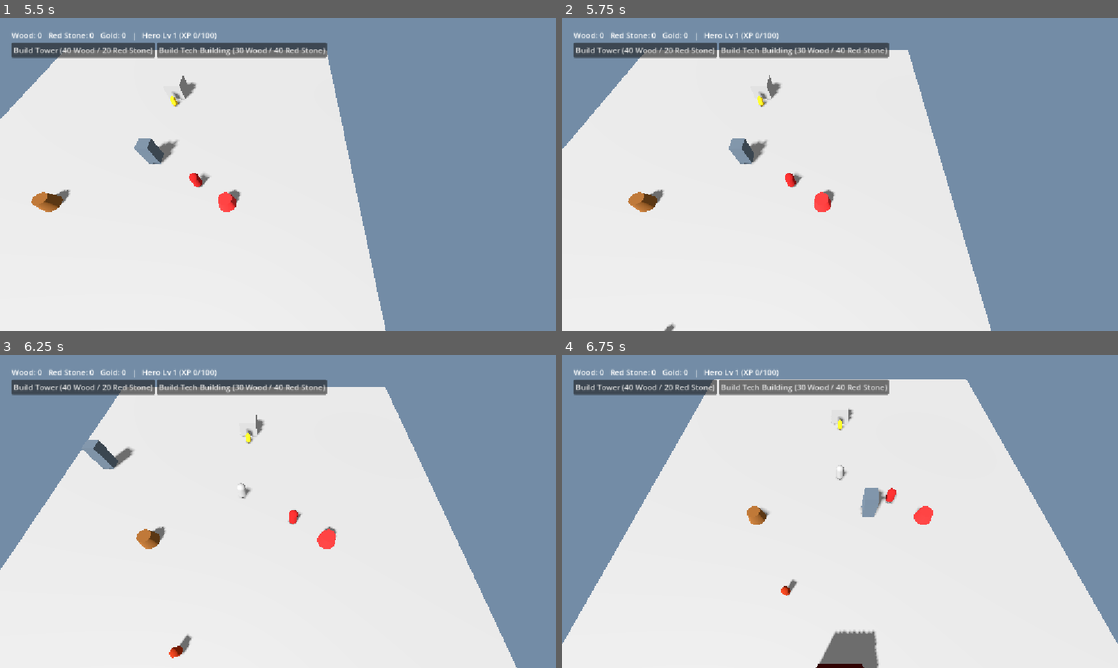
Above: before the commit, frames 1-4 (two rows, left to right).
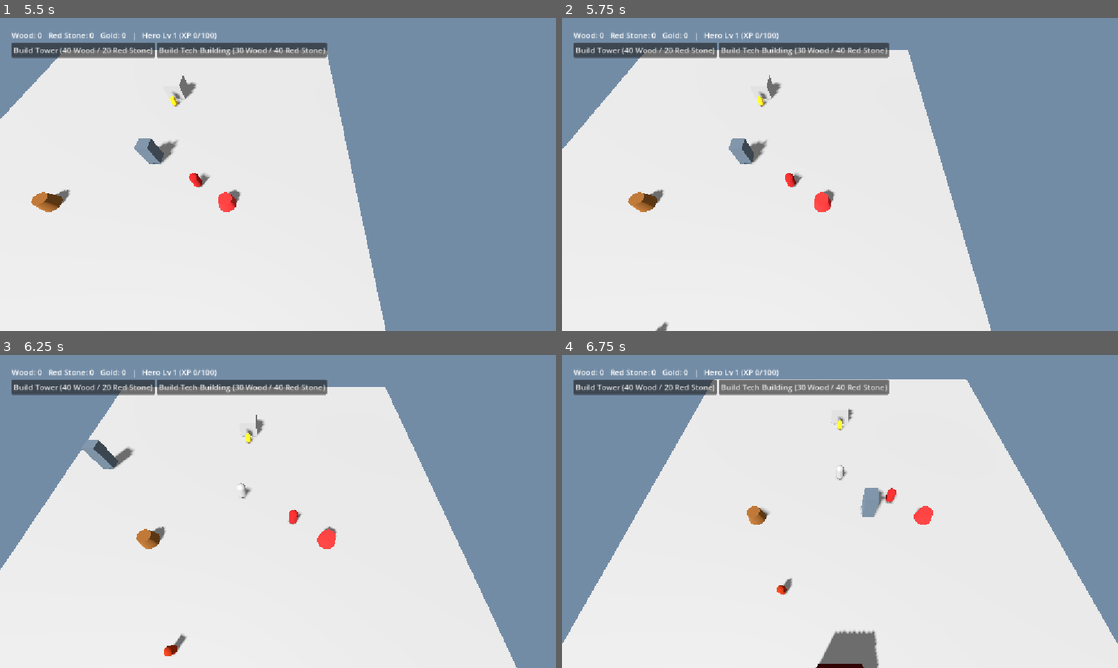
Above: after the commit, the same moments.

Repository: iMops019/commander-vs-monsters
Game: Godot game, scene res://scenes/main.tscn
The game is run twice, just before and just after one commit, with the same random seed, the same clock (stepped at 60 frames per second) and the same inputs.
Inputs (mouse positions are in pixels of both pictures, inside the frame that each line leads up to):
- Up to frame 1 (5.5 s): click "Build Tower (40 Wood / 20 Red…" at 0.5 s; click "Build Tech Building (30 Wood …" at 1.25 s; tap Enter at 2 s; move the mouse to (400, 158) at 2.02 s; press the mouse at (400, 158) at 2.03 s; hold D (move_right) 2.03-2.78 s; tap Space (jump) at 2.27, 3.02, 4.52, 5.27 s; move the mouse to (166, 190) at 2.77 s; release the mouse at (166, 190) at 2.78 s; hold S (move_back) 2.78-3.53 s; right-click (166, 190) at 2.85 s; click (166, 190) at 2.92 s; move the mouse to (333, 105) at 3.52 s; hold D (move_right) 3.53-4.28 s; hold V (toggle_camera) 3.53-4.28 s; click (333, 105) at 3.67 s; move the mouse to (250, 237) at 4.27 s; hold W (move_forward) 4.28-5.03 s; tap Tab (toggle_view) at 4.35 s; click (250, 237) at 4.42 s; move the mouse to (444, 221) at 5.02 s; press the mouse at (444, 221) at 5.03 s; hold A (move_left) from 5.03 s (still down)
- Up to frame 2 (5.75 s): keep holding A (move_left)
- Up to frame 3 (6.25 s): keep holding A (move_left); move the mouse to (111, 464) at 5.77 s; release the mouse at (111, 464) at 5.78 s; right-click (111, 464) at 5.85 s; click (111, 464) at 5.92 s; tap Space (jump) at 6.02 s
- Up to frame 4 (6.75 s): move the mouse to (867, 511) at 6.52 s; release A (move_left) at 6.53 s; hold S (move_back) from 6.53 s (still down); hold V (toggle_camera) from 6.53 s (still down); click (867, 511) at 6.67 s

Frame 1 is identical in both runs. In frame 2, less than 0.1% of the frame differs, in the area x 16-21%, y 97-100%; in frame 3, 0.2%, in the area x 29-35%, y 89-97%; in frame 4, 0.1%.

Commit message:
Phase 6: combat glue and win condition
Towers now auto-target and fire at anything hostile in range via an
Area3D detection radius, with a brief tracer for feedback. Monster
Attackers actually damage nearby player workers/buildings/stockpile
while lingering at the raid target. Added Health to every building so
there's something for both of those to act on (Tower/Tech Building are
permanently destructible; the Stockpile resets instead, since there's
no lose/game-over flow to send the player into).

Fixed a real bug found while wiring "Hero can damage Monster
buildings": MonsterCommander was a bare Node3D with no collision body,
so Hero's raycast attack would never have hit it. Changed it to
StaticBody3D with a CollisionShape3D and 200 HP.

Win condition: Monster Commander's death emits EventBus.game_won,
which pauses the game and shows a win screen with a restart button.

Co-Authored-By: Claude Sonnet 5 <noreply@anthropic.com>

Diff:
--- a/autoloads/event_bus.gd
+++ b/autoloads/event_bus.gd
@@ -6,3 +6,4 @@
 signal hero_xp_changed(total_xp: int)
 signal building_selected(building: Node)
 signal upgrade_applied(upgrade_id: String, new_value: float)
+signal game_won
--- a/scenes/main.tscn
+++ b/scenes/main.tscn
@@ -10,6 +10,7 @@
 [ext_resource type="Script" path="res://scripts/health.gd" id="8_health"]
 [ext_resource type="PackedScene" path="res://scenes/training_dummy.tscn" id="9_dummy"]
 [ext_resource type="PackedScene" path="res://scenes/monster_commander.tscn" id="10_monster_cmd"]
+[ext_resource type="PackedScene" path="res://scenes/win_screen.tscn" id="11_winscreen"]
 
 [sub_resource type="Environment" id="Environment_1"]
 background_mode = 1
@@ -87,6 +88,10 @@
 position = Vector3(0, 0.5, -10)
 script = ExtResource("4_stockpile")
 
+[node name="Health" type="Node" parent="Stockpile"]
+script = ExtResource("8_health")
+max_health = 150
+
 [node name="MeshInstance3D" type="MeshInstance3D" parent="Stockpile"]
 position = Vector3(0, 1, 0)
 mesh = SubResource("BoxMesh_stockpile")
@@ -108,3 +113,5 @@
 
 [node name="MonsterCommander" parent="." instance=ExtResource("10_monster_cmd")]
 position = Vector3(0, 0.5, 18)
+
+[node name="WinScreen" parent="." instance=ExtResource("11_winscreen")]
--- a/scenes/monster_commander.tscn
+++ b/scenes/monster_commander.tscn
@@ -1,13 +1,25 @@
-[gd_scene load_steps=3 format=3]
+[gd_scene load_steps=5 format=3]
 
 [ext_resource type="Script" path="res://scripts/monster_commander.gd" id="1_script"]
+[ext_resource type="Script" path="res://scripts/health.gd" id="2_health"]
 
 [sub_resource type="BoxMesh" id="BoxMesh_base"]
 size = Vector3(3, 2.5, 3)
 
-[node name="MonsterCommander" type="Node3D"]
+[sub_resource type="BoxShape3D" id="BoxShape3D_base"]
+size = Vector3(3, 2.5, 3)
+
+[node name="MonsterCommander" type="StaticBody3D"]
 script = ExtResource("1_script")
+
+[node name="Health" type="Node" parent="."]
+script = ExtResource("2_health")
+max_health = 200
 
 [node name="MeshInstance3D" type="MeshInstance3D" parent="."]
 position = Vector3(0, 1.25, 0)
 mesh = SubResource("BoxMesh_base")
+
+[node name="CollisionShape3D" type="CollisionShape3D" parent="."]
+position = Vector3(0, 1.25, 0)
+shape = SubResource("BoxShape3D_base")
--- a/scenes/tech_building.tscn
+++ b/scenes/tech_building.tscn
@@ -1,6 +1,7 @@
-[gd_scene load_steps=4 format=3]
+[gd_scene load_steps=5 format=3]
 
 [ext_resource type="Script" path="res://scripts/tech_building.gd" id="1_script"]
+[ext_resource type="Script" path="res://scripts/health.gd" id="2_health"]
 
 [sub_resource type="BoxMesh" id="BoxMesh_tech"]
 size = Vector3(2.5, 2, 2.5)
@@ -11,6 +12,10 @@
 [node name="TechBuilding" type="StaticBody3D"]
 script = ExtResource("1_script")
 
+[node name="Health" type="Node" parent="."]
+script = ExtResource("2_health")
+max_health = 80
+
 [node name="MeshInstance3D" type="MeshInstance3D" parent="."]
 position = Vector3(0, 1, 0)
 mesh = SubResource("BoxMesh_tech")
--- a/scenes/tower.tscn
+++ b/scenes/tower.tscn
@@ -1,6 +1,7 @@
-[gd_scene load_steps=4 format=3]
+[gd_scene load_steps=7 format=3]
 
 [ext_resource type="Script" path="res://scripts/tower.gd" id="1_script"]
+[ext_resource type="Script" path="res://scripts/health.gd" id="2_health"]
 
 [sub_resource type="BoxMesh" id="BoxMesh_tower"]
 size = Vector3(1.2, 3, 1.2)
@@ -8,8 +9,15 @@
 [sub_resource type="BoxShape3D" id="BoxShape3D_tower"]
 size = Vector3(1.2, 3, 1.2)
 
+[sub_resource type="SphereShape3D" id="SphereShape3D_range"]
+radius = 10.0
+
 [node name="Tower" type="StaticBody3D"]
 script = ExtResource("1_script")
+
+[node name="Health" type="Node" parent="."]
+script = ExtResource("2_health")
+max_health = 80
 
 [node name="MeshInstance3D" type="MeshInstance3D" parent="."]
 position = Vector3(0, 1.5, 0)
@@ -18,3 +26,9 @@
 [node name="CollisionShape3D" type="CollisionShape3D" parent="."]
 position = Vector3(0, 1.5, 0)
 shape = SubResource("BoxShape3D_tower")
+
+[node name="DetectionArea" type="Area3D" parent="."]
+position = Vector3(0, 1.5, 0)
+
+[node name="CollisionShape3D" type="CollisionShape3D" parent="DetectionArea"]
+shape = SubResource("SphereShape3D_range")
--- /dev/null
+++ b/scenes/win_screen.tscn
@@ -0,0 +1,28 @@
+[gd_scene load_steps=2 format=3]
+
+[ext_resource type="Script" path="res://scripts/win_screen.gd" id="1_script"]
+
+[node name="WinScreen" type="CanvasLayer"]
+script = ExtResource("1_script")
+
+[node name="Background" type="ColorRect" parent="."]
+anchor_left = 0.0
+anchor_top = 0.0
+anchor_right = 1.0
+anchor_bottom = 1.0
+color = Color(0, 0, 0, 0.7)
+
+[node name="CenterContainer" type="CenterContainer" parent="."]
+anchor_left = 0.0
+anchor_top = 0.0
+anchor_right = 1.0
+anchor_bottom = 1.0
+
+[node name="VBoxContainer" type="VBoxContainer" parent="CenterContainer"]
+
+[node name="TitleLabel" type="Label" parent="CenterContainer/VBoxContainer"]
+text = "VICTORY — Enemy Command Center Destroyed"
+horizontal_alignment = 1
+
+[node name="RestartButton" type="Button" parent="CenterContainer/VBoxContainer"]
+text = "Restart"
--- a/scripts/monster_attacker.gd
+++ b/scripts/monster_attacker.gd
@@ -5,6 +5,9 @@
 const SPEED := 4.0
 const ARRIVE_DISTANCE := 1.5
 const LINGER_TIME := 6.0
+const RAID_ATTACK_RANGE := 3.0
+const RAID_DAMAGE := 8
+const RAID_ATTACK_COOLDOWN := 1.0
 
 @onready var health: Health = $Health
 @onready var mesh_instance: MeshInstance3D = $MeshInstance3D
@@ -13,6 +16,7 @@
 var home_position: Vector3
 var state: State = State.RAIDING
 var linger_timer := 0.0
+var raid_attack_timer := 0.0
 
 
 func _ready() -> void:
@@ -49,6 +53,12 @@
 			velocity.x = 0
 			velocity.z = 0
 			linger_timer -= delta
+			raid_attack_timer = maxf(raid_attack_timer - delta, 0.0)
+			if raid_attack_timer <= 0.0:
+				var raid_victim := _find_raid_target()
+				if raid_victim != null:
+					raid_attack_timer = RAID_ATTACK_COOLDOWN
+					raid_victim.get_node("Health").apply_damage(RAID_DAMAGE)
 			if linger_timer <= 0.0:
 				state = State.RETURNING
 		State.RETURNING:
@@ -64,6 +74,27 @@
 	move_and_slide()
 
 
+func _find_raid_target() -> Node:
+	var candidates: Array = []
+	candidates.append_array(get_tree().get_nodes_in_group("player_workers"))
+	candidates.append_array(get_tree().get_nodes_in_group("buildings"))
+	candidates.append_array(get_tree().get_nodes_in_group("stockpile"))
+
+	var closest: Node = null
+	var closest_distance := RAID_ATTACK_RANGE
+	for candidate in candidates:
+		if not is_instance_valid(candidate):
+			continue
+		var target_health: Node = candidate.get_node_or_null("Health")
+		if target_health == null or target_health.is_dead():
+			continue
+		var distance := global_position.distance_to(candidate.global_position)
+		if distance <= closest_distance:
+			closest = candidate
+			closest_distance = distance
+	return closest
+
+
 func _move_toward(destination: Vector3, _delta: float) -> void:
 	var to_target := destination - global_position
 	to_target.y = 0
--- a/scripts/monster_commander.gd
+++ b/scripts/monster_commander.gd
@@ -1,4 +1,4 @@
-extends Node3D
+extends StaticBody3D
 
 const WORKER_SCENE := preload("res://scenes/worker.tscn")
 const DEFENDER_SCENE := preload("res://scenes/monster_defender.tscn")
@@ -15,6 +15,7 @@
 const MAX_ATTACKERS := 2
 
 @onready var mesh_instance: MeshInstance3D = $MeshInstance3D
+@onready var health: Health = $Health
 
 var wood := 50
 var red_stone := 30
@@ -30,9 +31,15 @@
 
 func _ready() -> void:
 	add_to_group("monster_base")
+	add_to_group("hostile")
+	health.died.connect(_on_died)
 	var material := StandardMaterial3D.new()
 	material.albedo_color = Color(0.25, 0.05, 0.05)
 	mesh_instance.material_override = material
+
+
+func _on_died() -> void:
+	EventBus.game_won.emit()
 
 
 func deposit(resource_name: String, amount: int) -> void:
--- a/scripts/stockpile.gd
+++ b/scripts/stockpile.gd
@@ -1,8 +1,15 @@
 extends Node3D
+
+@onready var health: Health = $Health
 
 
 func _ready() -> void:
 	add_to_group("stockpile")
+	health.died.connect(_on_died)
+
+
+func _on_died() -> void:
+	health.reset()
 
 
 func deposit(resource_name: String, amount: int) -> void:
--- a/scripts/tech_building.gd
+++ b/scripts/tech_building.gd
@@ -12,6 +12,7 @@
 }
 
 @onready var mesh_instance: MeshInstance3D = $MeshInstance3D
+@onready var health: Health = $Health
 
 var upgrade_in_progress: String = ""
 var upgrade_timer: float = 0.0
@@ -20,6 +21,7 @@
 func _ready() -> void:
 	add_to_group("buildings")
 	add_to_group("tech_buildings")
+	health.died.connect(queue_free)
 	var material := StandardMaterial3D.new()
 	material.albedo_color = Color(0.45, 0.25, 0.55)
 	mesh_instance.material_override = material
--- a/scripts/tower.gd
+++ b/scripts/tower.gd
@@ -3,13 +3,104 @@
 @export var display_name: String = "Tower"
 @export var wood_cost: int = 40
 @export var red_stone_cost: int = 20
+@export var attack_range: float = 10.0
+@export var damage: int = 8
+@export var fire_cooldown: float = 1.0
 
 @onready var mesh_instance: MeshInstance3D = $MeshInstance3D
+@onready var health: Health = $Health
+@onready var detection_area: Area3D = $DetectionArea
+@onready var detection_shape: CollisionShape3D = $DetectionArea/CollisionShape3D
+
+var targets: Array = []
+var fire_timer := 0.0
 
 
 func _ready() -> void:
 	add_to_group("buildings")
 	add_to_group("towers")
+	health.died.connect(queue_free)
+
+	detection_shape.shape = detection_shape.shape.duplicate()
+	detection_shape.shape.radius = attack_range
+	detection_area.body_entered.connect(_on_body_entered)
+	detection_area.body_exited.connect(_on_body_exited)
+
 	var material := StandardMaterial3D.new()
 	material.albedo_color = Color(0.3, 0.35, 0.4)
 	mesh_instance.material_override = material
+
+
+func _on_body_entered(body: Node) -> void:
+	if body.is_in_group("hostile"):
+		targets.append(body)
+
+
+func _on_body_exited(body: Node) -> void:
+	targets.erase(body)
+
+
+func _process(delta: float) -> void:
+	fire_timer = maxf(fire_timer - delta, 0.0)
+	targets = targets.filter(func(t): return is_instance_valid(t))
+	if targets.is_empty() or fire_timer > 0.0:
+		return
+	var target := _pick_target()
+	if target != null:
+		fire_timer = fire_cooldown
+		_fire_at(target)
+
+
+func _pick_target() -> Node:
+	var closest: Node = null
+	var closest_distance := INF
+	for target in targets:
+		var distance := global_position.distance_to(target.global_position)
+		if distance < closest_distance:
+			closest = target
+			closest_distance = distance
+	return closest
+
+
+func _fire_at(target: Node) -> void:
+	var target_health: Node = target.get_node_or_null("Health")
+	if target_health != null:
+		target_health.apply_damage(int(damage * GameState.tower_damage_multiplier))
+	_show_tracer(target.global_position)
+
+
+func _show_tracer(target_position: Vector3) -> void:
+	var from := mesh_instance.global_position + Vector3(0, 1.0, 0)
+	var to := target_position + Vector3(0, 1.0, 0)
+	var distance := from.distance_to(to)
+	if distance < 0.01:
+		return
+
+	var tracer := MeshInstance3D.new()
+	var cylinder := CylinderMesh.new()
+	cylinder.top_radius = 0.05
+	cylinder.bottom_radius = 0.05
+	cylinder.height = distance
+	tracer.mesh = cylinder
+
+	var material := StandardMaterial3D.new()
+	material.albedo_color = Color(1.0, 0.3, 0.1)
+	material.emission_enabled = true
+	material.emission = Color(1.0, 0.3, 0.1)
+	tracer.material_override = material
+
+	get_tree().current_scene.add_child(tracer)
+	_orient_between(tracer, from, to)
+	get_tree().create_timer(0.1).timeout.connect(tracer.queue_free)
+
+
+func _orient_between(node: Node3D, from: Vector3, to: Vector3) -> void:
+	var diff := to - from
+	var length := diff.length()
+	var y_axis := diff / length
+	var reference := Vector3.UP
+	if absf(y_axis.dot(reference)) > 0.99:
+		reference = Vector3.RIGHT
+	var x_axis := reference.cross(y_axis).normalized()
+	var z_axis := x_axis.cross(y_axis).normalized()
+	node.global_transform = Transform3D(Basis(x_axis, y_axis, z_axis), (from + to) / 2.0)
--- /dev/null
+++ b/scripts/win_screen.gd
@@ -0,0 +1,21 @@
+extends CanvasLayer
+
+@onready var restart_button: Button = $CenterContainer/VBoxContainer/RestartButton
+
+
+func _ready() -> void:
+	visible = false
+	process_mode = Node.PROCESS_MODE_ALWAYS
+	restart_button.pressed.connect(_on_restart_pressed)
+	EventBus.game_won.connect(_on_game_won)
+
+
+func _on_game_won() -> void:
+	visible = true
+	get_tree().paused = true
+	Input.mouse_mode = Input.MOUSE_MODE_VISIBLE
+
+
+func _on_restart_pressed() -> void:
+	get_tree().paused = false
+	get_tree().reload_current_scene()
Not shown: 1 places in scenes/main.tscn that only renumber resources
Not shown, added: scripts/win_screen.gd.uid
Not shown, changed: docs/ROADMAP.md
